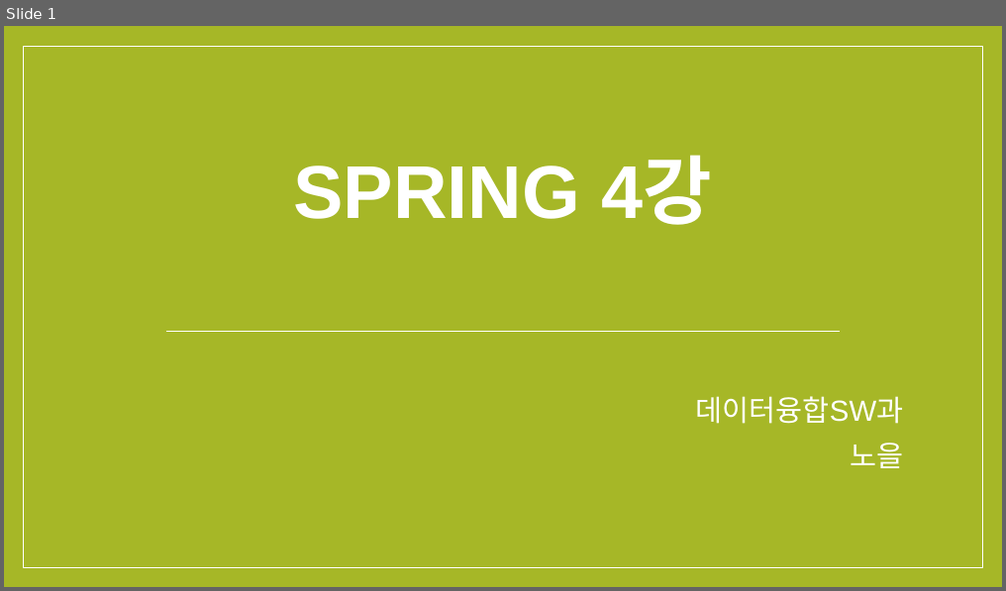
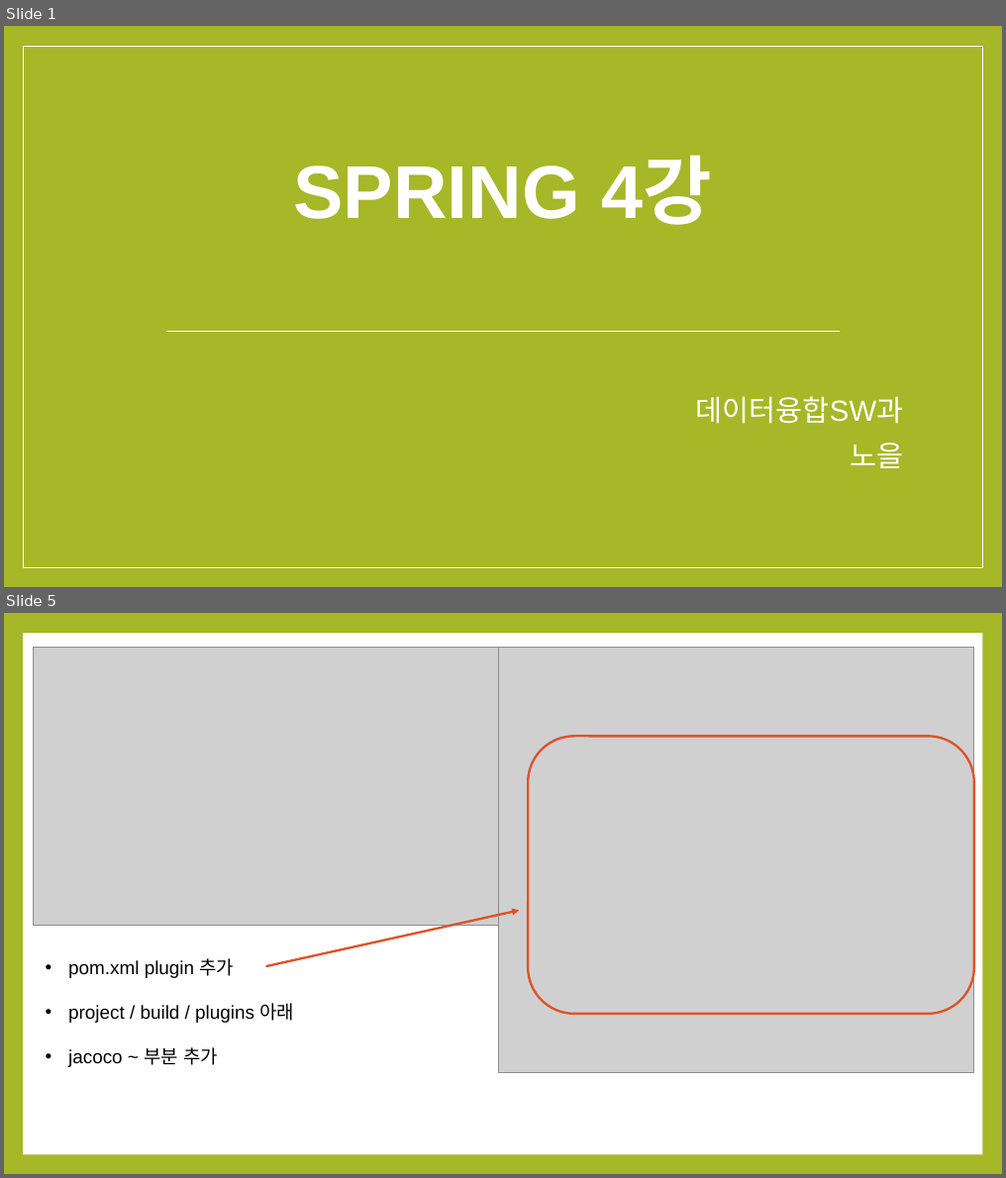
Before and after one commit to noheul1030/KOPO-Spring, a slide deck: KOPO-Spring(윤교수님)/Spring과제/Spring4강PPT.pptx. Shown one above the other, each under a label of ours: slide 1 before the commit, slides 1 and 5 after it; the slides between them are not shown. The pictures are 1006x591 and 1006x1178 pixels, drawn with LibreOffice and Linux fonts; fonts in the diff are those of the drawing; grey boxes stand for pictures. Boxes give left, top, right and bottom in pixels: in the first picture for what was removed or moved away, otherwise in the second. Text is boxed around its words. In the diff, an @@ line names an element or a change of style, - is before the commit and + after.

```diff
--- a/KOPO-Spring(윤교수님)/Spring과제/Spring4강PPT.pptx
+++ b/KOPO-Spring(윤교수님)/Spring과제/Spring4강PPT.pptx
@@ slide 5 added at (x1=4, y1=613, x2=1002, y2=1174), background #A6B727 @@
@@ rectangle added at (x1=23, y1=633, x2=982, y2=1155), fill #FFFFFF @@
@@ picture added at (x1=34, y1=647, x2=499, y2=925) @@
@@ picture added at (x1=499, y1=647, x2=974, y2=1072) @@
@@ rounded rectangle added at (x1=528, y1=736, x2=974, y2=1014), outline #DF5327 2.25 pt @@
@@ arrow added from (266, 966) to (519, 910), #DF5327 2.25 pt @@
@@ text added at (x1=68, y1=959, x2=294, y2=1067), 18 pt, text #000000 @@
+• pom.xml plugin 추가
+• project / build / plugins 아래
+• jacoco ~ 부분 추가
```
Also in this commit, not shown: 1 slide changed, 5 other slides added, 9 slides removed.
